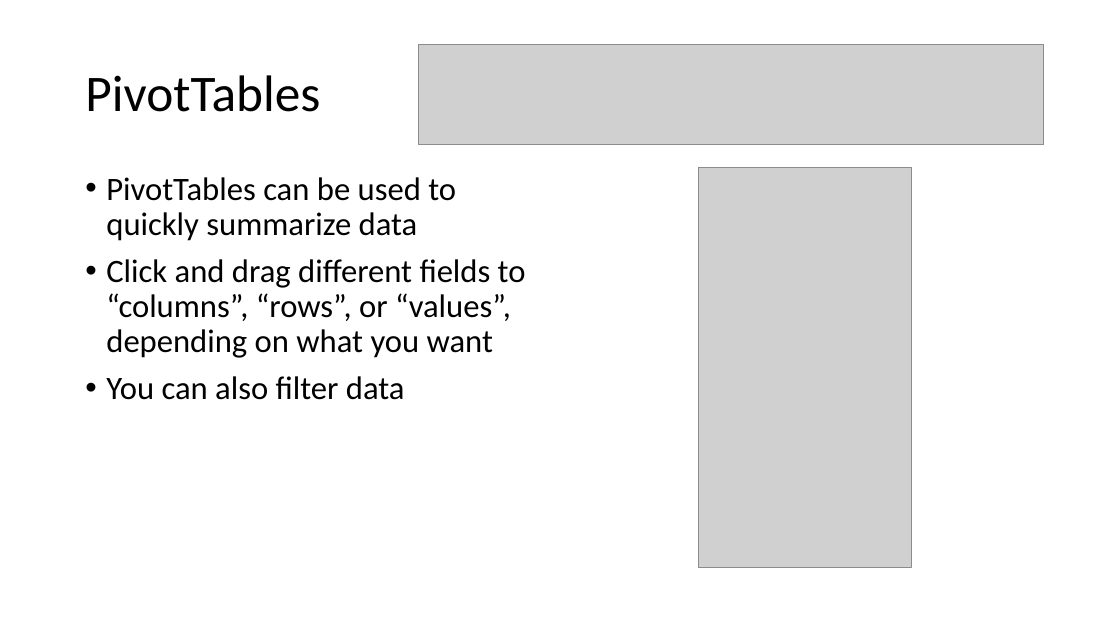
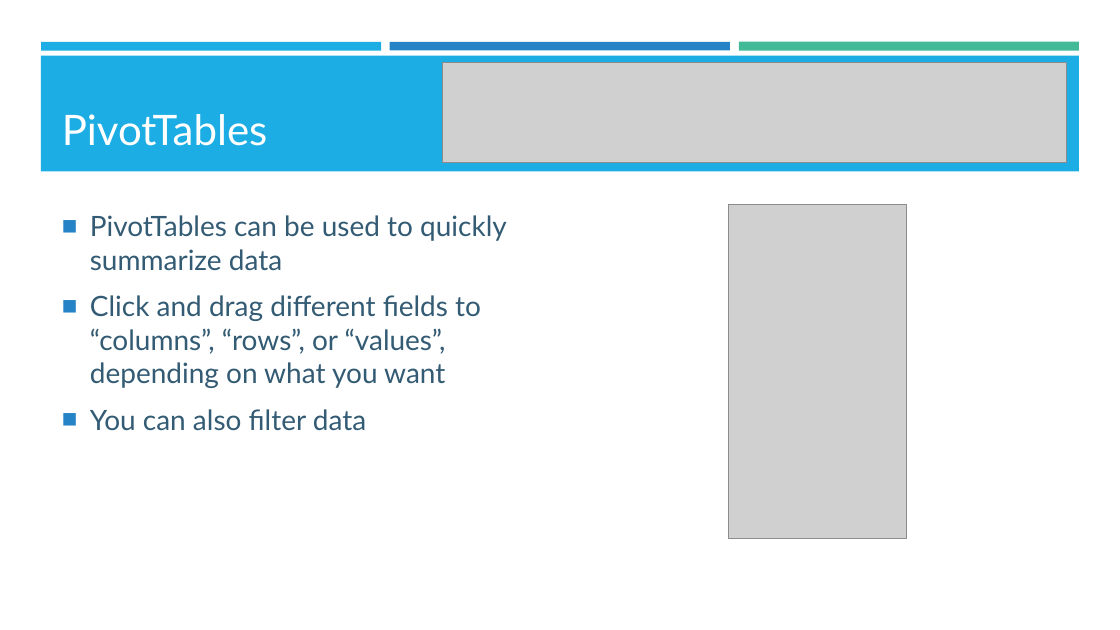
Before and after one commit to kzhu98/kzhu98.github.io, a slide deck: slide 19 of projects/BASWorkshops/Excel_I/Excel_I_Slides.pptx. Drawn at 1120x630 pixels with LibreOffice and Linux fonts; fonts in the diff are those of the drawing; grey boxes stand for pictures; background and template pictures are left out. Boxes give left, top, right and bottom in pixels: in the first picture for what was removed or moved away, otherwise in the second. Text is boxed around its words. In the diff, an @@ line names an element or a change of style, - is before the commit and + after.

```diff
--- a/projects/BASWorkshops/Excel_I/Excel_I_Slides.pptx
+++ b/projects/BASWorkshops/Excel_I/Excel_I_Slides.pptx
@@ rectangle added at [41, 42, 381, 50], fill #1CADE4 @@
@@ rectangle added at [41, 55, 1080, 171], fill #1CADE4 @@
@@ rectangle added at [390, 42, 730, 50], fill #2683C6 @@
@@ rectangle added at [739, 42, 1079, 51], fill #42BA97 @@
@@ title "PivotTables": place and size @@
-title "PivotTables" at [85, 75, 320, 112]
+title "PivotTables" at [62, 114, 268, 146]
@@ title "PivotTables" at [62, 114, 268, 146]: size 44 to 36 pt, font Calibri to Lato, text colour #000000 to #FFFFFF; line spacing 0.9 to 1; vertical alignment middle to bottom @@
@@ picture: place and size @@
-picture at [418, 45, 1043, 145]
+picture at [442, 62, 1066, 162]
@@ text "PivotTables can be used to ...": place and size @@
-text "PivotTables can be used to ..." at [106, 177, 526, 400]
+text "PivotTables can be used to ..." at [90, 215, 507, 430]
@@ text "PivotTables can be used to ..." at [90, 215, 507, 430]: size 28 to 24 pt, font Calibri to Lato, text colour #000000 to #335B74; bullet • to ■; line spacing 0.9 to 1 @@
@@ picture: place and size @@
-picture at [699, 168, 912, 568]
+picture at [729, 205, 907, 539]
```
Also in this commit, not shown: 20 other slides changed, 4 other files.
